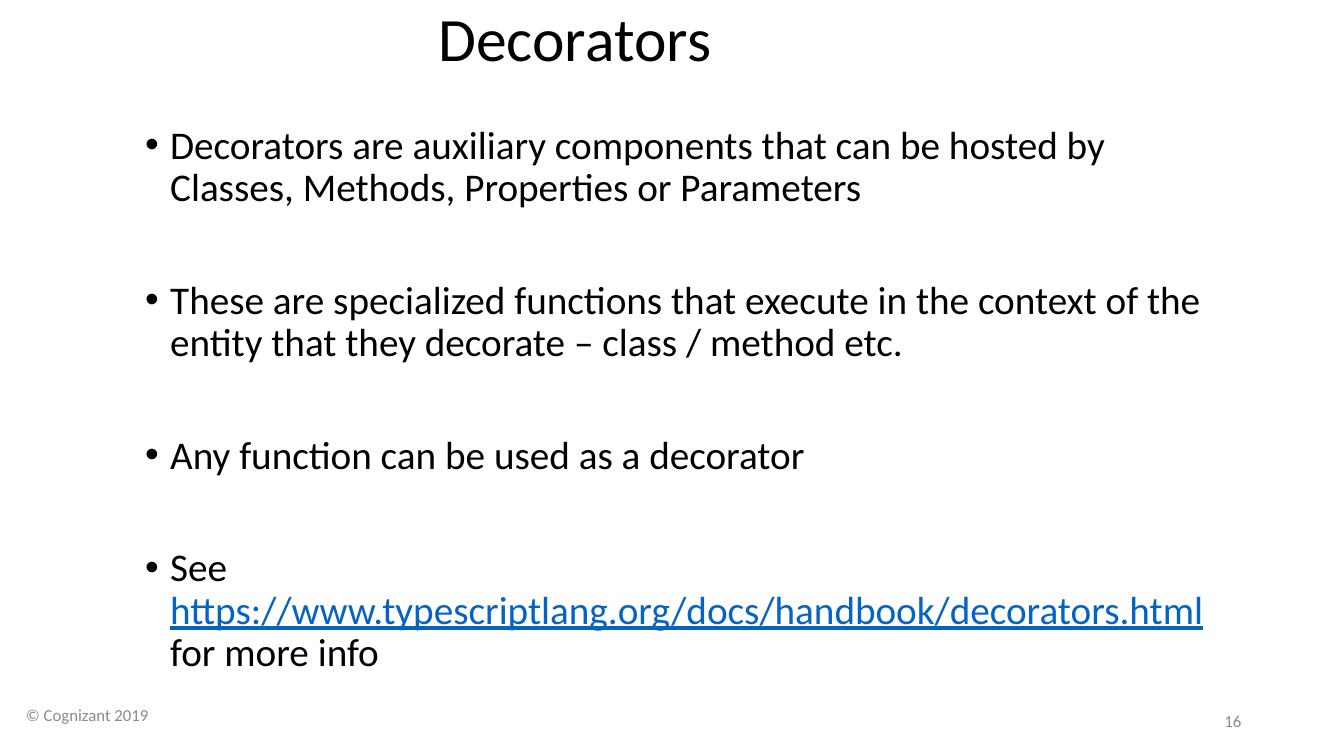
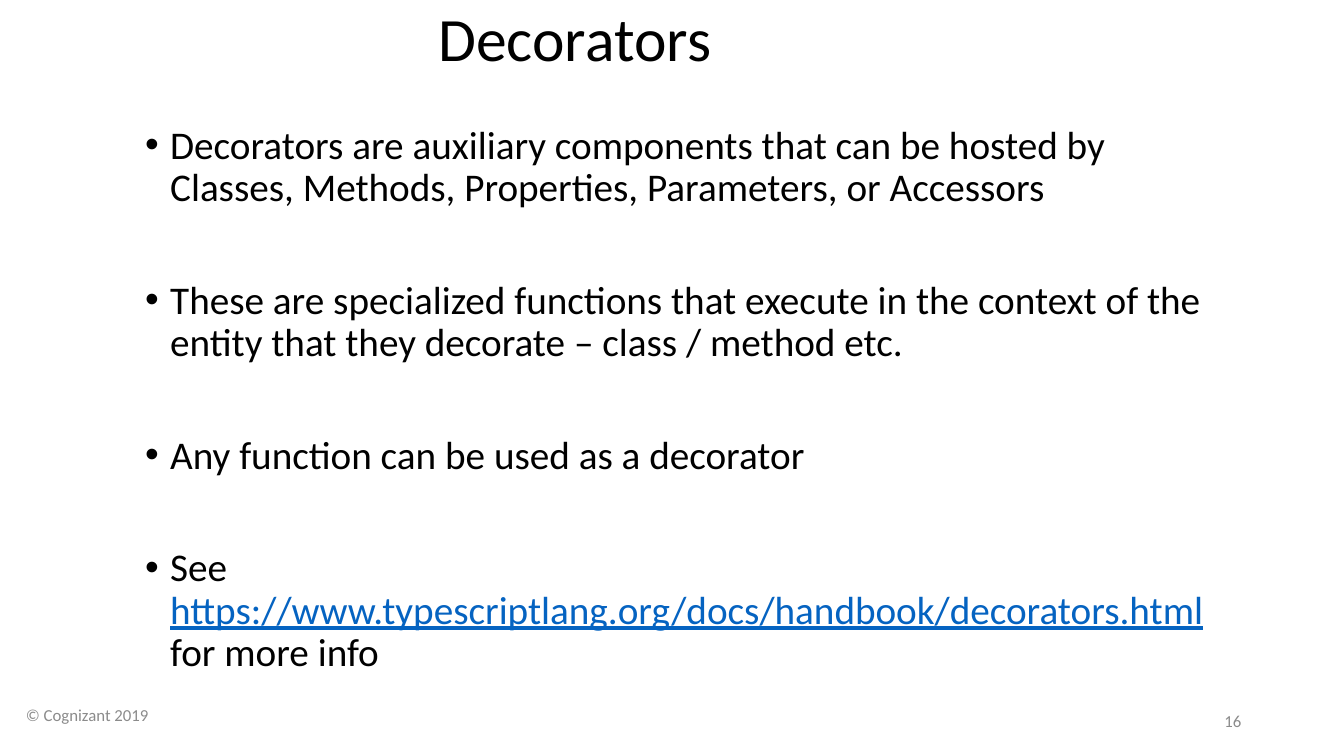
Before and after one commit to davembrownx/PowerPoint-Decks, a slide deck: slide 16 of Angular 8 Day 2 Basic Concepts and Binding.pptx. Drawn at 1344x756 pixels with LibreOffice and Linux fonts; fonts in the diff are those of the drawing; background and template pictures are left out. Boxes give left, top, right and bottom in pixels: in the first picture for what was removed or moved away, otherwise in the second. Text is boxed around its words. In the diff, an @@ line names an element or a change of style, - is before the commit and + after.

```diff
--- a/Angular 8 Day 2 Basic Concepts and Binding.pptx
+++ b/Angular 8 Day 2 Basic Concepts and Binding.pptx
@@ text at [170, 131, 1105, 208]: text changed @@
-• Decorators are auxiliary components that can be hosted by Classes, Methods, Properties or Parameters
+• Decorators are auxiliary components that can be hosted by Classes, Methods, Properties, Parameters, or Accessors
```
Also in this commit, not shown: 2 slides removed.
